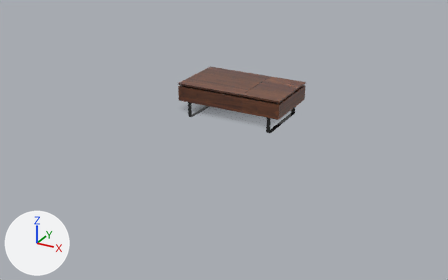
Renders of the glTF model public/models/coffee-table-walnut.glb from each side of a commit.
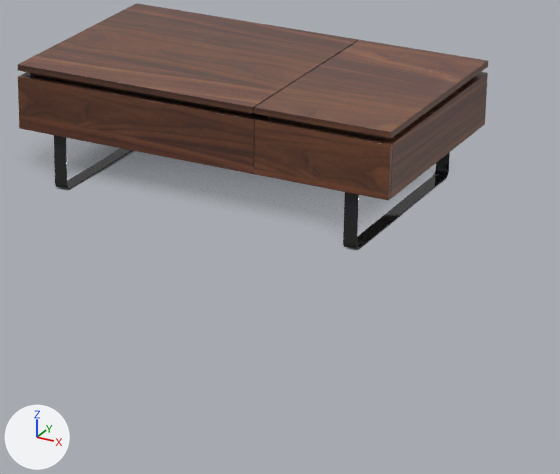
Old and new are each drawn whole from a 50 mm camera at (294.0, -575.0, 253.0) aimed at (-9.0, -25.0, -22.0) and again close up on the part from 39% to 73% of the width and 23% to 69% of the height. Every picture has the same lights, and +X, +Y and +Z are marked at lower left. The first two pictures are the older version. Where no turn or scale is listed for an object, it has been applied to the vertices.

Names of what the first close-up shows: 'Flippa_Functional_Coffee_Table_with_Storage_Walnut_CLOSED_STEEL_0', 'Flippa_Functional_Coffee_Table_with_Storage_Walnut_CLOSED_WOOD_0', 'Plane001_FLOOR_0'.
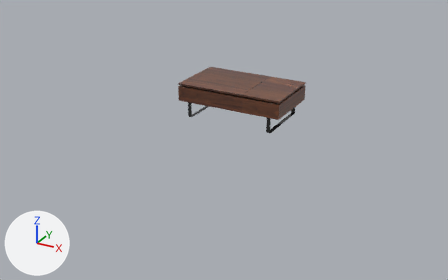
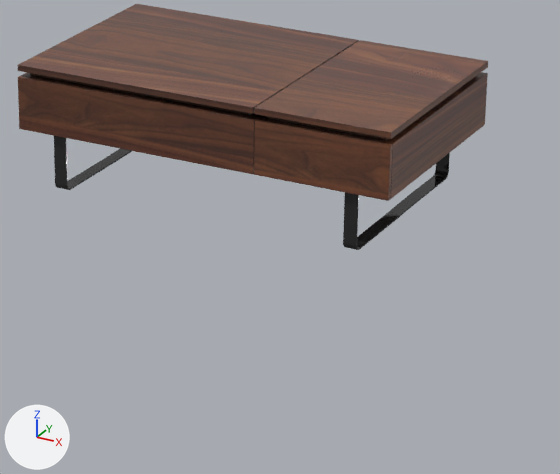
The newer file is also rescaled (x0.00917) as a whole; pictures and numbers use the older file's frame.

Location of each change, [x1, y1, x2, y2] in pixels of the close-ups (560 x 474 px):
'Plane001_FLOOR_0', no longer drawn
    before: [58, 144, 358, 250]

Patch to the scene script:
```diff
--- a/public/models/coffee-table-walnut.glb.py
+++ b/public/models/coffee-table-walnut.glb.py
@@ ob_plane001_floor_0 @@
-ob_plane001_floor_0 = bpy.data.objects.new('Plane001_FLOOR_0', me_plane001_floor_0)
+ob_plane001_floor_0 = bpy.data.objects.new('Plane001_FLOOR_0', None)
 ob_plane001_floor_0.parent = ob_plane001
```
